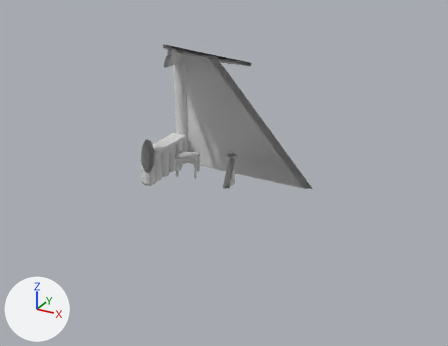
The FBX model plipplop/Assets/Meshes/Environment/Batiments/KM_Acceuil01.fbx, before and after one commit.
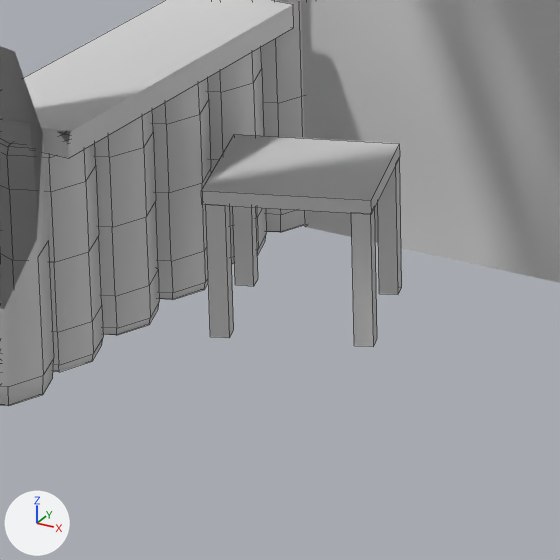
Each version is shown whole from a camera (50 mm lens) standing at (0.0803, -0.1548, 0.0938) and looking at (-0.0014, -0.0062, 0.0195), then close up on the part from 33% to 49% of the width and 39% to 59% of the height. The lights are fixed; the arrows at lower left show +X, +Y and +Z. The close-ups show mesh edges as thin lines. Everything nearer to the camera than a plane just in front of the edit is cut away. Where no turn or scale is listed for an object, it has been applied to the vertices.
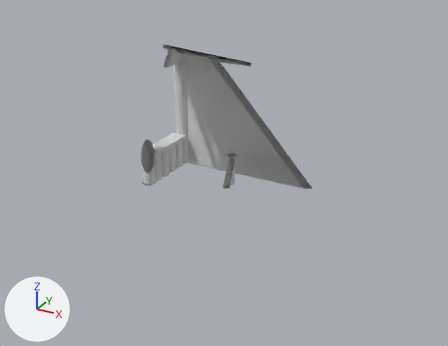
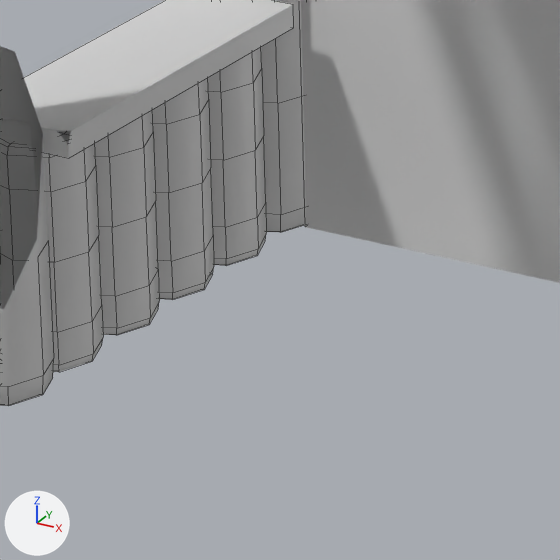
Boxes (x1, y1, x2, y2) around the edits, measured in the close-ups (560 x 560 px):
```json
{"object": "Cube.162", "change": "deleted", "before": [201, 134, 400, 214]}
{"object": "Cube.163", "change": "deleted", "before": [206, 204, 234, 338]}
{"object": "Cube.164", "change": "deleted", "before": [351, 208, 377, 347]}
{"object": "Cube.165", "change": "deleted", "before": [378, 158, 402, 295]}
{"object": "Cube.166", "change": "deleted", "before": [233, 206, 258, 286]}
```

Scene script edits in JSON lines:
```json
{"op": "remove", "block": "ob_cube_164", "code": ["ob_cube_164 = bpy.data.objects.new('Cube.164', me_cube_249)", "ob_cube_164.location = (-0.03057, 0.02502, 0.00621)"]}
{"op": "remove", "block": "ob_cube_162", "code": ["ob_cube_162 = bpy.data.objects.new('Cube.162', me_cube_247)", "ob_cube_162.location = (-0.0347, 0.02617, 0.00658)"]}
{"op": "remove", "block": "ob_cube_166", "code": ["ob_cube_166 = bpy.data.objects.new('Cube.166', me_cube_251)", "ob_cube_166.location = (-0.03885, 0.02731, 0.00621)"]}
{"op": "remove", "block": "ob_cube_165", "code": ["ob_cube_165 = bpy.data.objects.new('Cube.165', me_cube_250)", "ob_cube_165.location = (-0.03229, 0.02973, 0.00621)"]}
{"op": "remove", "block": "ob_cube_163", "code": ["ob_cube_163 = bpy.data.objects.new('Cube.163', me_cube_248)", "ob_cube_163.location = (-0.03696, 0.02266, 0.00621)"]}
```
